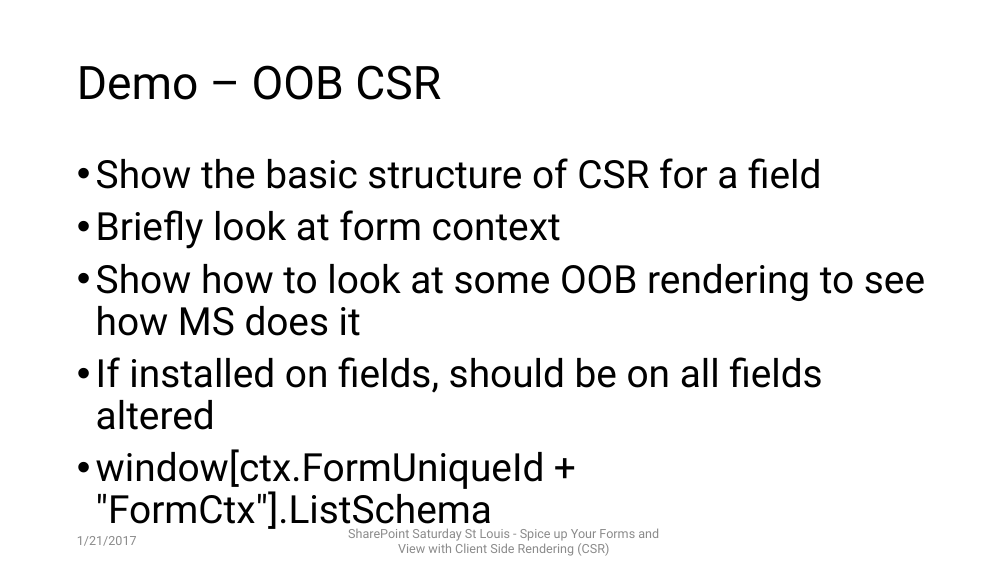
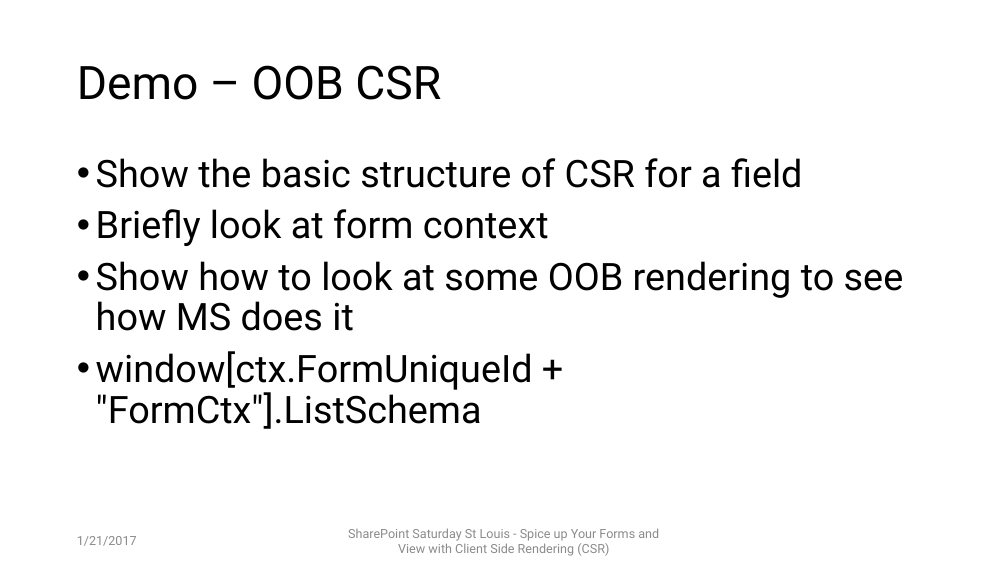
Before and after one commit to mcsheaj/CSRDemos, a slide deck: slide 8 of SPSSTL_CSR.pptx. Drawn at 1008x567 pixels with LibreOffice and Linux fonts; fonts in the diff are those of the drawing. Boxes give left, top, right and bottom in pixels: in the first picture for what was removed or moved away, otherwise in the second. Text is boxed around its words. In the diff, an @@ line names an element or a change of style, - is before the commit and + after.

```diff
--- a/SPSSTL_CSR.pptx
+++ b/SPSSTL_CSR.pptx
@@ text "Show the basic structure of ..." at box(96, 158, 904, 429): size 37 to 36 pt @@
@@ text at box(96, 357, 822, 430): paragraph removed @@
-• If installed on fields, should be on all fields altered
```
Also in this commit, not shown: 2 other slides changed, 2 other files.
